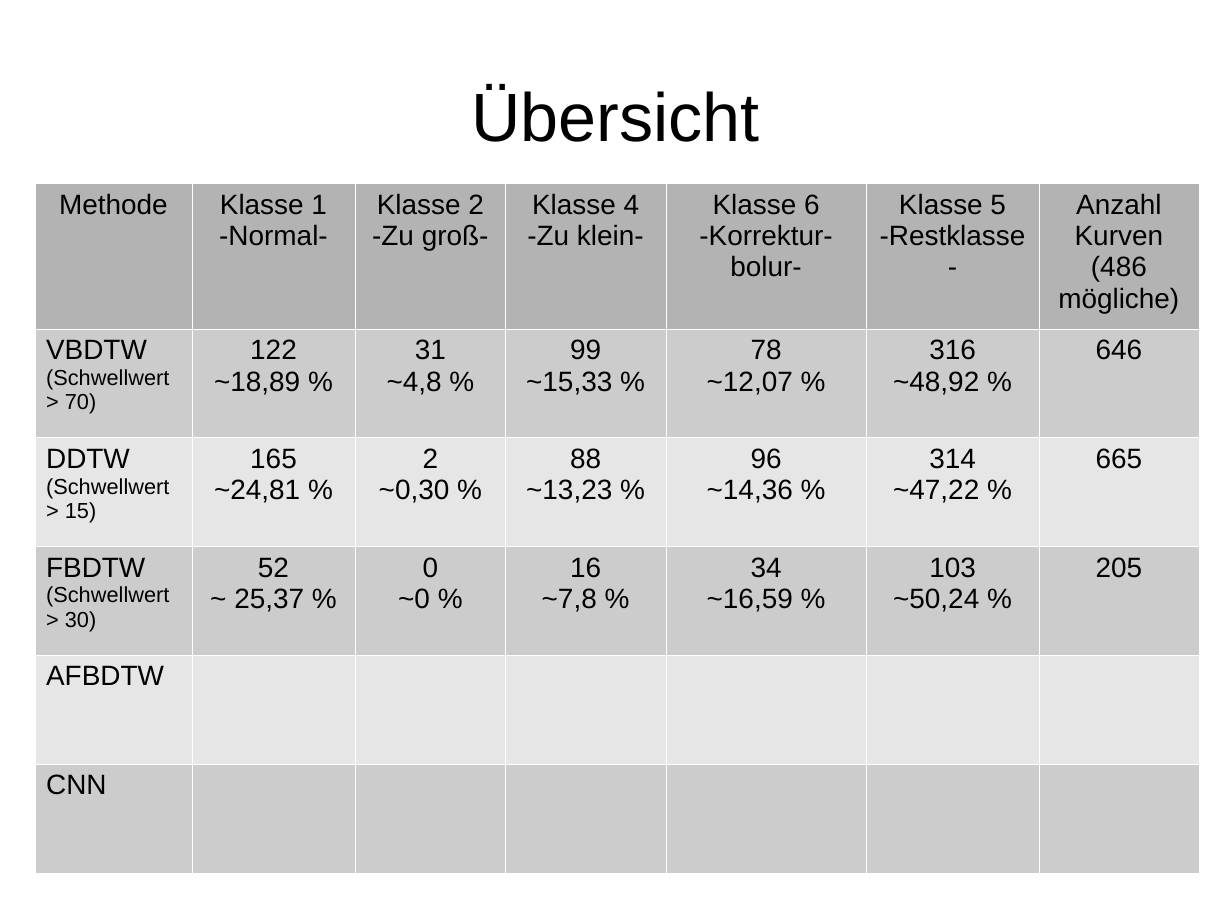
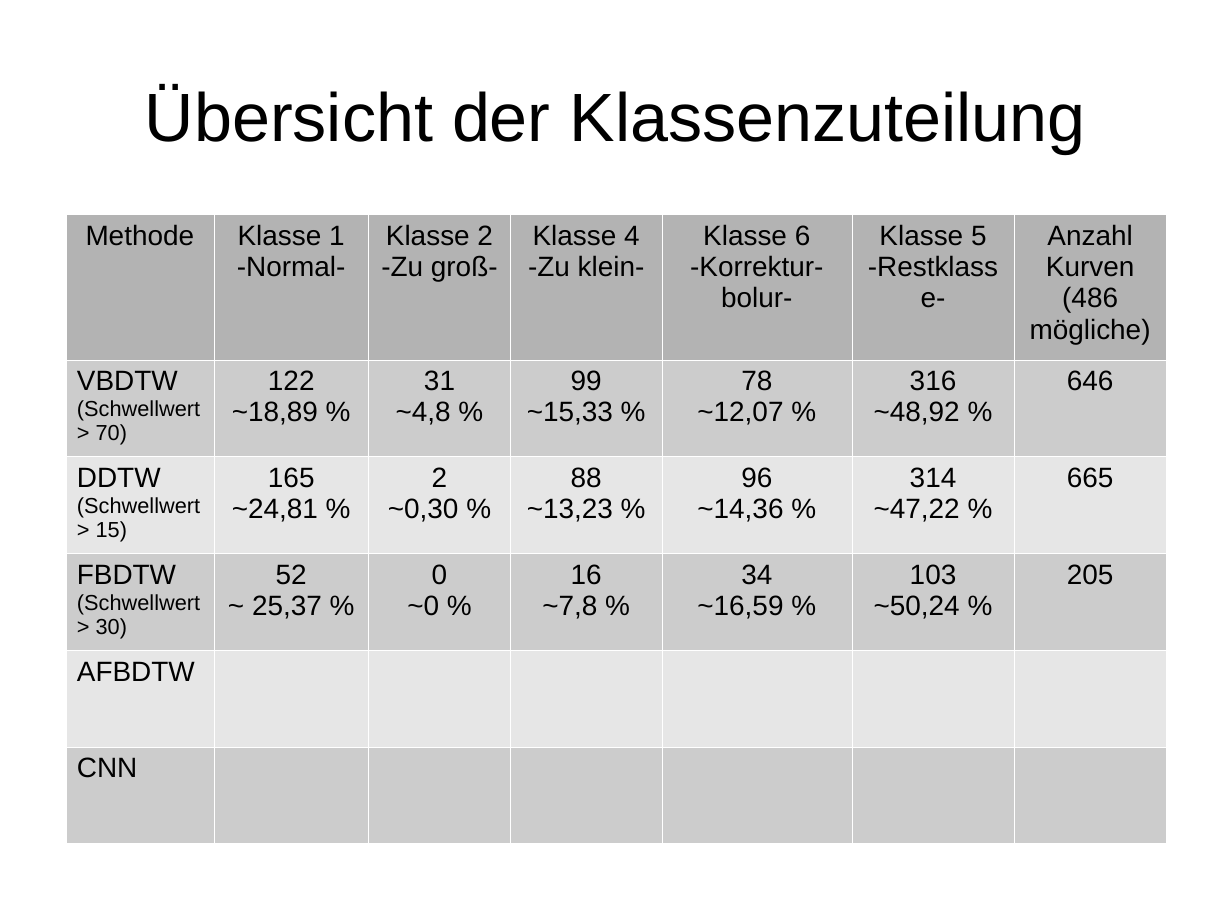
Before and after one commit to HannahSyrek/MTAnalysisOfCGMCurves, a slide deck: slide 12 of presentations/presentation_26_03_18.odp (slide 9 before the commit). Drawn at 1232x924 pixels with LibreOffice and Linux fonts; fonts in the diff are those of the drawing. Boxes give left, top, right and bottom in pixels: in the first picture for what was removed or moved away, otherwise in the second. Text is boxed around its words. In the diff, an @@ line names an element or a change of style, - is before the commit and + after.

```diff
--- a/presentations/presentation_26_03_18.odp
+++ b/presentations/presentation_26_03_18.odp
@@ title at (x1=145, y1=86, x2=1086, y2=153): text changed @@
-Übersicht
+Übersicht der Klassenzuteilung
@@ table resized from (x1=35, y1=183, x2=1198, y2=864) to (x1=66, y1=215, x2=1167, y2=832) @@
```
Also in this commit, not shown: 5 slides added, 16 other files.
